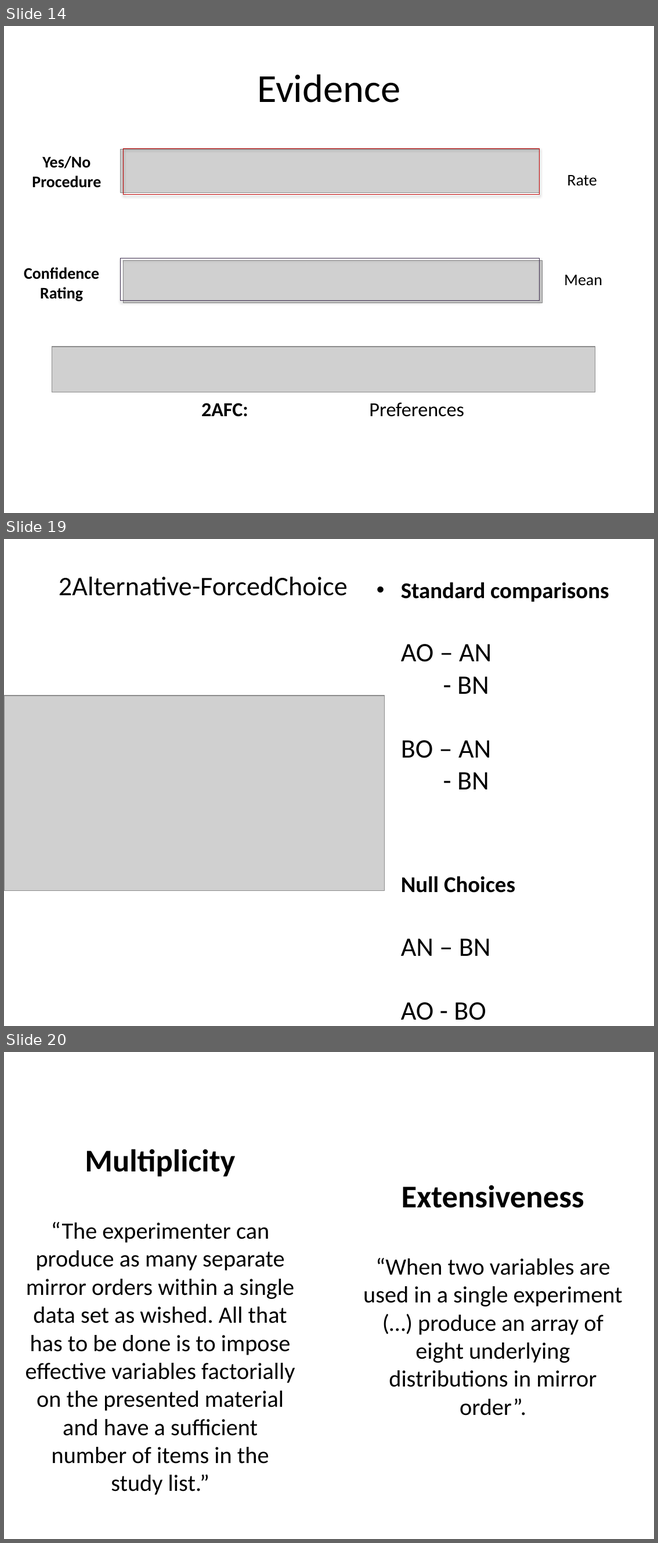
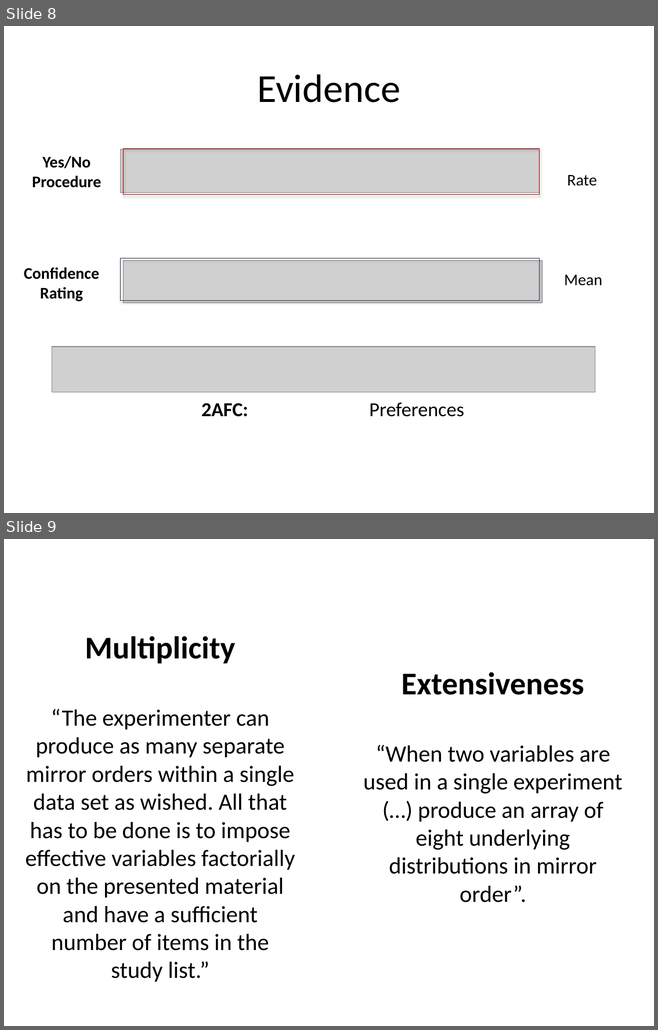
Before and after one commit to Adrifelcha/Adrifelcha, a slide deck: Tesis/Presentaciones/Felisa - Michael Lee.pptx. Shown one above the other, each under a label of ours: slides 14, 19 and 20 before the commit, slides 8 and 9 after it; the slides between them are not shown. The pictures are 658x1543 and 658x1030 pixels, drawn with LibreOffice and Linux fonts; fonts in the diff are those of the drawing; grey boxes stand for pictures. Boxes give left, top, right and bottom in pixels: in the first picture for what was removed or moved away, otherwise in the second. Text is boxed around its words. In the diff, an @@ line names an element or a change of style, - is before the commit and + after.

```diff
--- a/Tesis/Presentaciones/Felisa - Michael Lee.pptx
+++ b/Tesis/Presentaciones/Felisa - Michael Lee.pptx
@@ slide 19 removed at (4,539,654,1026), background #FFFFFF @@
@@ text removed at (59,577,347,596) @@
-2Alternative-ForcedChoice
@@ text removed at (401,582,608,1020) @@
-• Standard comparisons
-  AO – AN
-  - BN
-  BO – AN
-  - BN
-• Null Choices
-  AN – BN
-  AO - BO
@@ picture removed at (4,696,384,890) @@
@@ what was slide 14 is now slide 8 @@
@@ what was slide 20 is now slide 9 @@
```
Also in this commit, not shown: 2 slides changed, 1 slide added, 29 other slides removed, 6 other files.
